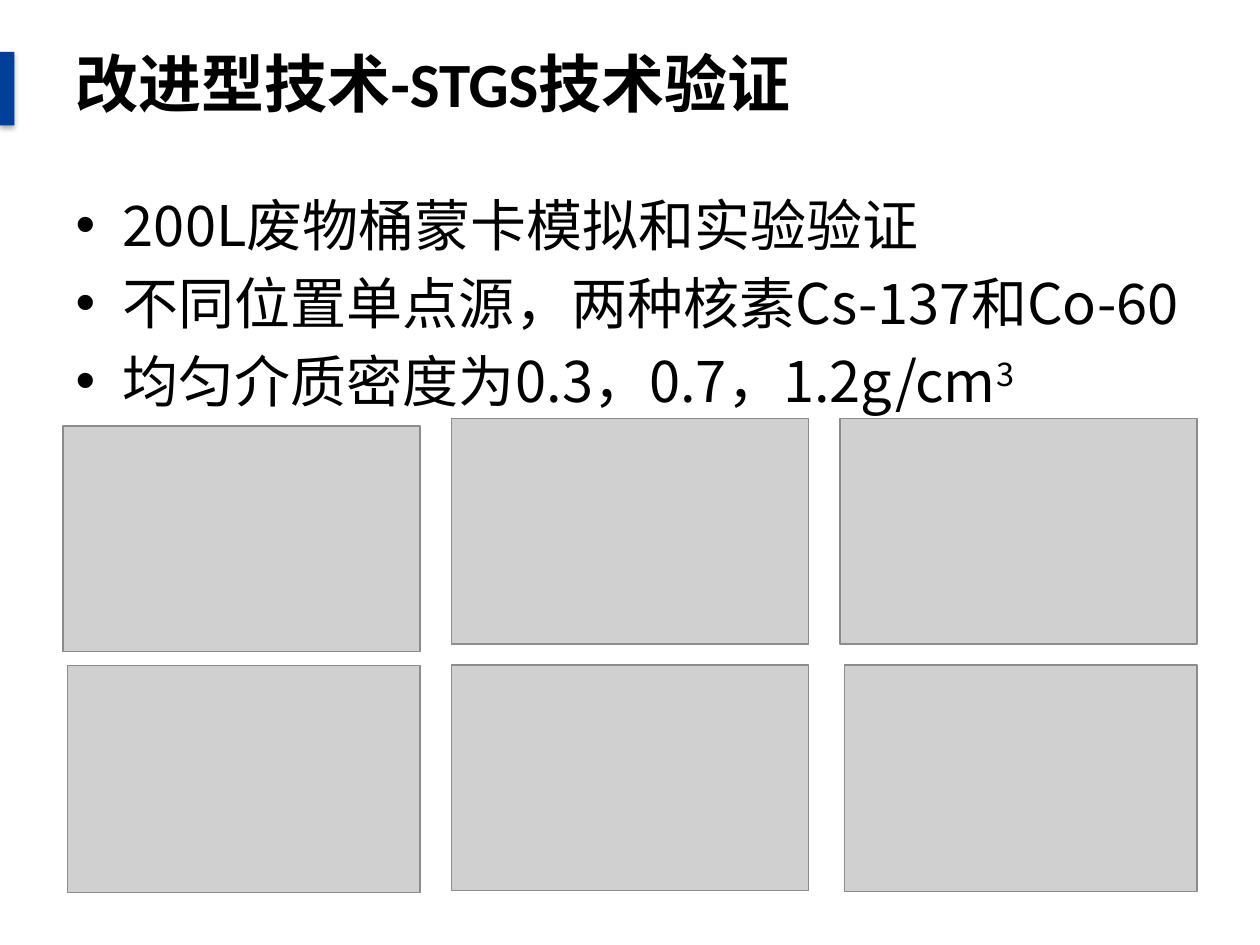
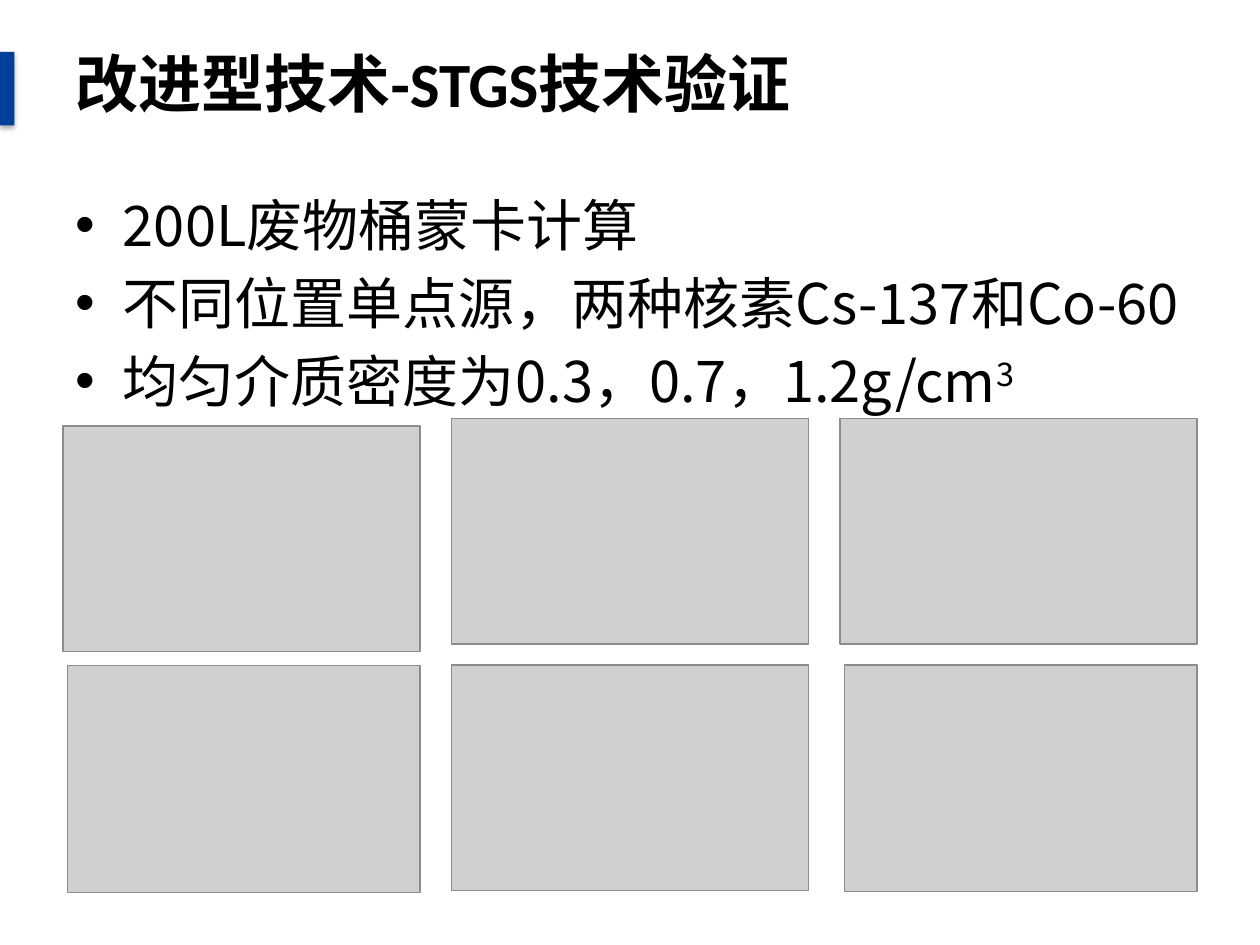
Before and after one commit to danxibao/NDAPapers, a slide deck: slide 19 of 毕业答辩报告.pptx (slide 18 before the commit). Drawn at 1260x945 pixels with LibreOffice and Linux fonts; fonts in the diff are those of the drawing; grey boxes stand for pictures; background and template pictures are left out. Boxes give left, top, right and bottom in pixels: in the first picture for what was removed or moved away, otherwise in the second. Text is boxed around its words. In the diff, an @@ line names an element or a change of style, - is before the commit and + after.

```diff
--- a/毕业答辩报告.pptx
+++ b/毕业答辩报告.pptx
@@ text at <box>123,198,639,251</box>: text changed @@
-• 200L废物桶蒙卡模拟和实验验证
+• 200L废物桶蒙卡计算
```
Also in this commit, not shown: 8 other slides changed, 3 slides added, 2 other files.
